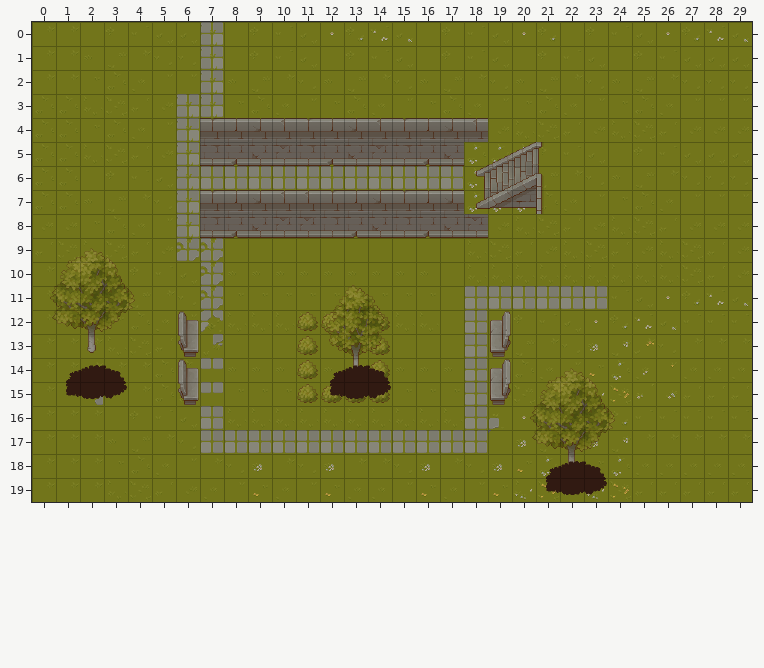
Tiled map: src/main/resources/assets/levels/level1.tmx. The first picture shows the starting point.
Cells are 32x32 px. Shown: x 0..29, y 0..19.
Once edited:
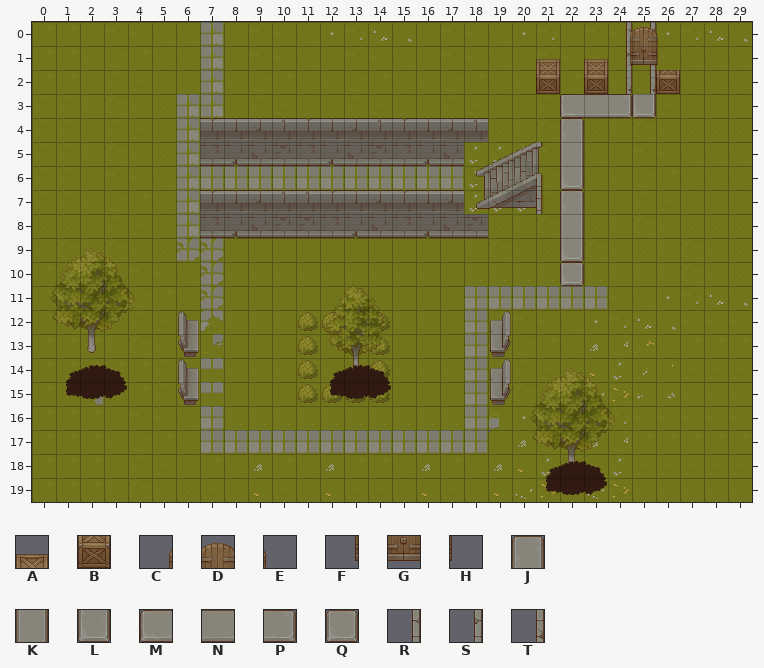
Key: from "TX Props": A 5, B 21, C 48, D 49, E 50, F 64, G 65, H 66; from "TX Tileset Stone Ground": J 3, K 11, L 19, M 24, N 25, P 26, Q 27; from "TX Tileset Wall": R 26, S 42, T 58.
_ is an empty cell.
Edits made:
Changed rows in their new state; . is an unchanged cell.
Layer "evenUpper":
first column x 22:
 0 ..RR
 1 ..SS
 2 ..TT
 3 MNPL
 4 J...
 5 K...
 6 L...
 7 J...
 8 K...
 9 L...
10 Q...
Layer "3upper":
first column x 21:
 0 ...CDE
 1 A.AFGH
 2 B.B..B
Changed places in both pictures, as pixel boxes (x1, y1, x2, y2):
added: (536, 22, 680, 286)
